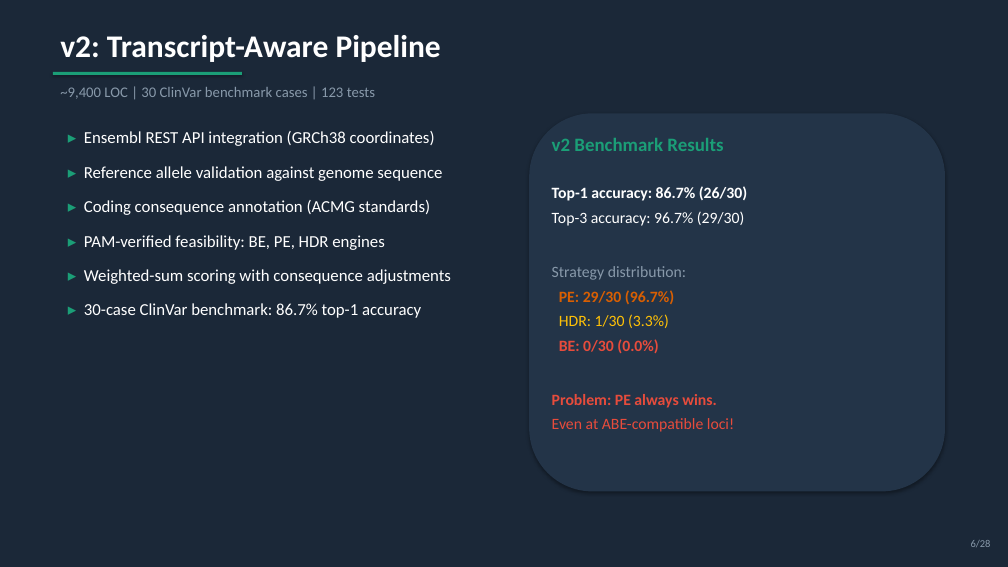
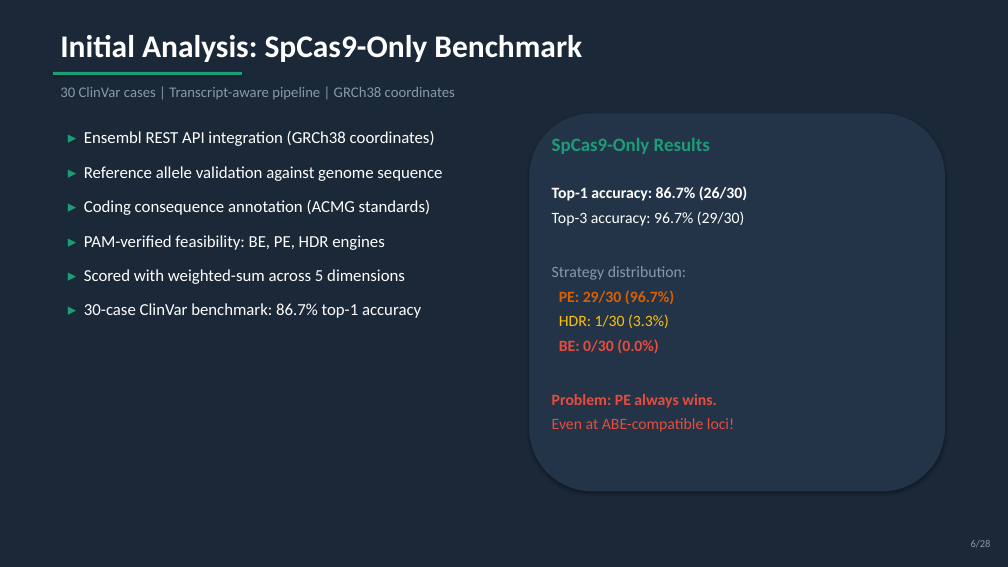
Before and after one commit to visvikbharti/CRISPRArchitect, a slide deck: slide 6 of paper/CRISPRArchitect_v3_LabMeeting.pptx. Drawn at 1008x567 pixels with LibreOffice and Linux fonts; fonts in the diff are those of the drawing. Boxes give left, top, right and bottom in pixels: in the first picture for what was removed or moved away, otherwise in the second. Text is boxed around its words. In the diff, an @@ line names an element or a change of style, - is before the commit and + after.

```diff
--- a/paper/CRISPRArchitect_v3_LabMeeting.pptx
+++ b/paper/CRISPRArchitect_v3_LabMeeting.pptx
@@ text at [60, 35, 582, 62]: text changed @@
-v2: Transcript-Aware Pipeline
+Initial Analysis: SpCas9-Only Benchmark
@@ text at [60, 87, 455, 99]: text changed @@
-~9,400 LOC | 30 ClinVar benchmark cases | 123 tests
+30 ClinVar cases | Transcript-aware pipeline | GRCh38 coordinates
@@ text at [552, 138, 710, 154]: text changed @@
-v2 Benchmark Results
+SpCas9-Only Results
@@ text at [84, 269, 405, 284]: text changed @@
-▸ Weighted-sum scoring with consequence adjustments
+▸ Scored with weighted-sum across 5 dimensions
```
Also in this commit, not shown: 11 other slides changed, 19 other files.
